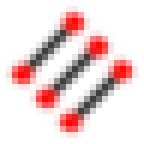
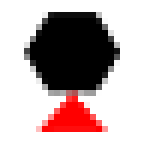
Comparing the layer stacks of the two 144 x 144 images. Changes:
added layer "Support" (1st of 2) above "Support" over [24, 12, 120, 132]
hid "Rule copy 3" over [6, 6, 138, 138]
